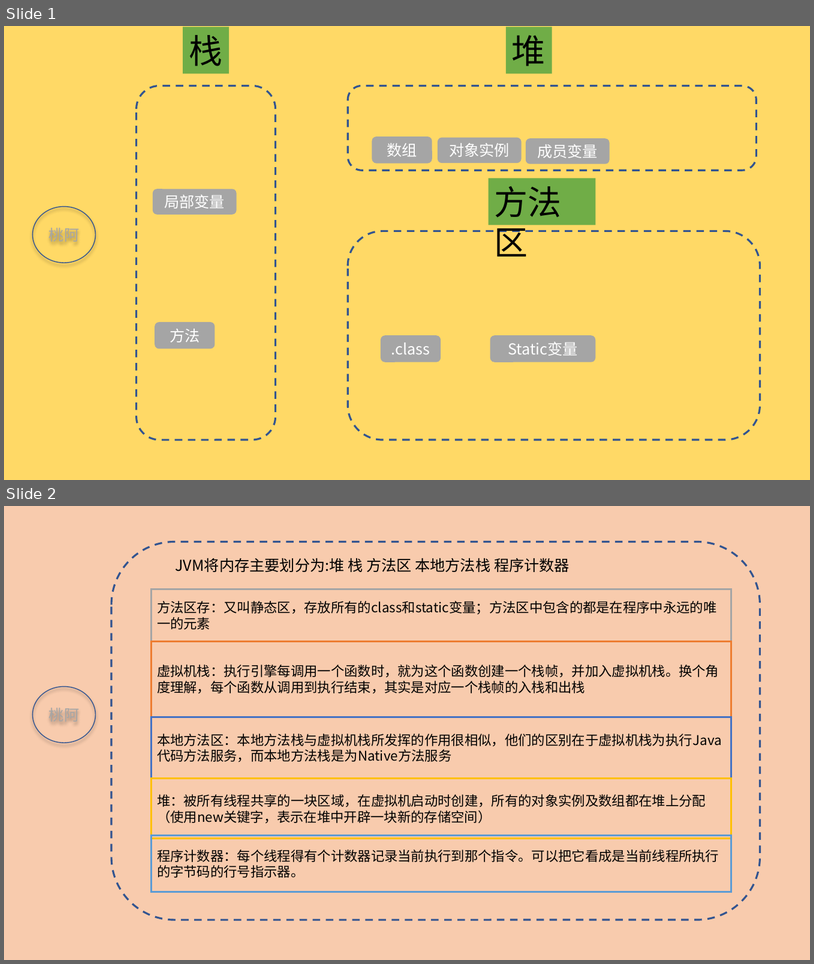
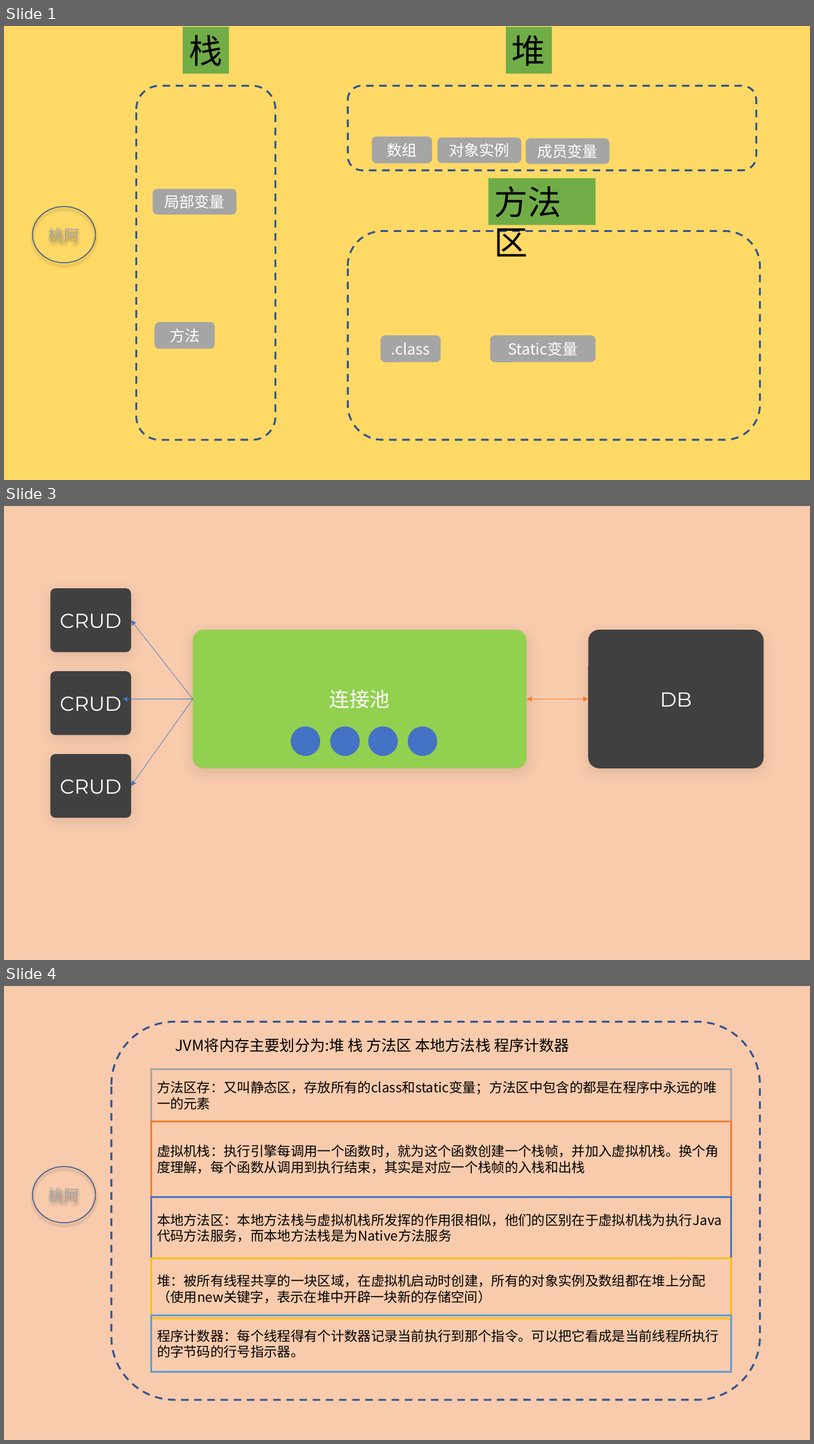
Before and after one commit to taoya7/MyNote, a slide deck: JavaStudy/JVM.pptx. Shown one above the other, each under a label of ours: slides 1 and 2 before the commit, slides 1, 3 and 4 after it; the slides between them are not shown. The pictures are 814x964 and 814x1444 pixels, drawn with LibreOffice and Linux fonts; fonts in the diff are those of the drawing. Boxes give left, top, right and bottom in pixels: in the first picture for what was removed or moved away, otherwise in the second. Text is boxed around its words. In the diff, an @@ line names an element or a change of style, - is before the commit and + after.

```diff
--- a/JavaStudy/JVM.pptx
+++ b/JavaStudy/JVM.pptx
@@ slide 3 added at box(4, 506, 810, 960), background #F8CBAD @@
@@ rounded rectangle added at box(51, 588, 131, 652), fill #404040, 24 pt, text #FFFFFF @@
+CRUD
@@ arrow added from (193, 699) to (131, 621), #4472C4 0.5 pt @@
@@ rounded rectangle added at box(193, 630, 527, 768), fill #92D050, 24 pt, text #FFFFFF @@
+连接池
@@ rounded rectangle added at box(589, 630, 764, 768), fill #404040, 24 pt, text #FFFFFF @@
+DB
@@ rounded rectangle added at box(51, 671, 131, 735), fill #404040, 24 pt, text #FFFFFF @@
+CRUD
@@ arrow added from (193, 699) to (123, 699), #4472C4 0.5 pt @@
@@ arrow added from (193, 699) to (131, 786), #4472C4 0.5 pt @@
@@ double arrow added from (527, 699) to (589, 699), #ED7D31 0.5 pt @@
@@ ellipse added at box(291, 726, 320, 756), fill #4472C4 @@
@@ ellipse added at box(330, 726, 360, 756), fill #4472C4 @@
@@ ellipse added at box(369, 726, 398, 756), fill #4472C4 @@
@@ ellipse added at box(408, 726, 438, 756), fill #4472C4 @@
@@ rounded rectangle added at box(51, 754, 131, 817), fill #404040, 24 pt, text #FFFFFF @@
+CRUD
@@ what was slide 2 is now slide 4 @@
```
Also in this commit, not shown: 1 other slide added, 5 other files.
